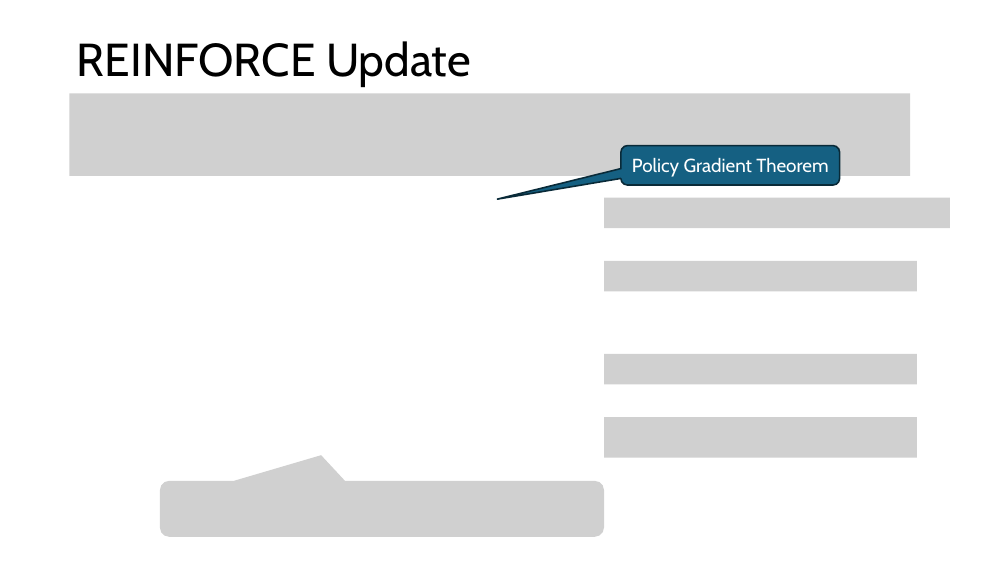
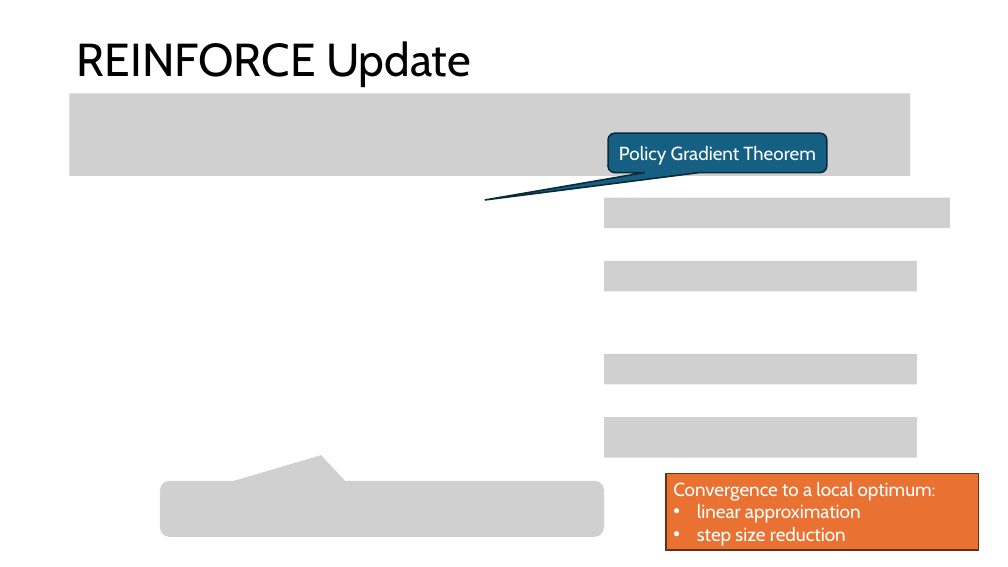
Before and after one commit to mhahsler/Introduction_to_Reinforcement_Learning, a slide deck: slide 10 of slides/Lecture_Chapter13.pptx. Drawn at 1008x567 pixels with LibreOffice and Linux fonts; fonts in the diff are those of the drawing; grey boxes stand for pictures. Boxes give left, top, right and bottom in pixels: in the first picture for what was removed or moved away, otherwise in the second. Text is boxed around its words. In the diff, an @@ line names an element or a change of style, - is before the commit and + after.

```diff
--- a/slides/Lecture_Chapter13.pptx
+++ b/slides/Lecture_Chapter13.pptx
@@ rounded speech box "Policy Gradient Theorem": place and size @@
-rounded speech box "Policy Gradient Theorem" at bbox=[621, 146, 839, 185]
+rounded speech box "Policy Gradient Theorem" at bbox=[608, 133, 827, 172]
@@ rounded speech box "Policy Gradient Theorem" at bbox=[608, 133, 827, 172]: proportions changed @@
@@ rectangle added at bbox=[666, 474, 979, 551], fill #E97132, outline #663216 1.5 pt, 18 pt, text #FFFFFF @@
+Convergence to a local optimum:
+• linear approximation
+• step size reduction
```
Also in this commit, not shown: 5 other slides changed, 1 slide added, 3 other files.
